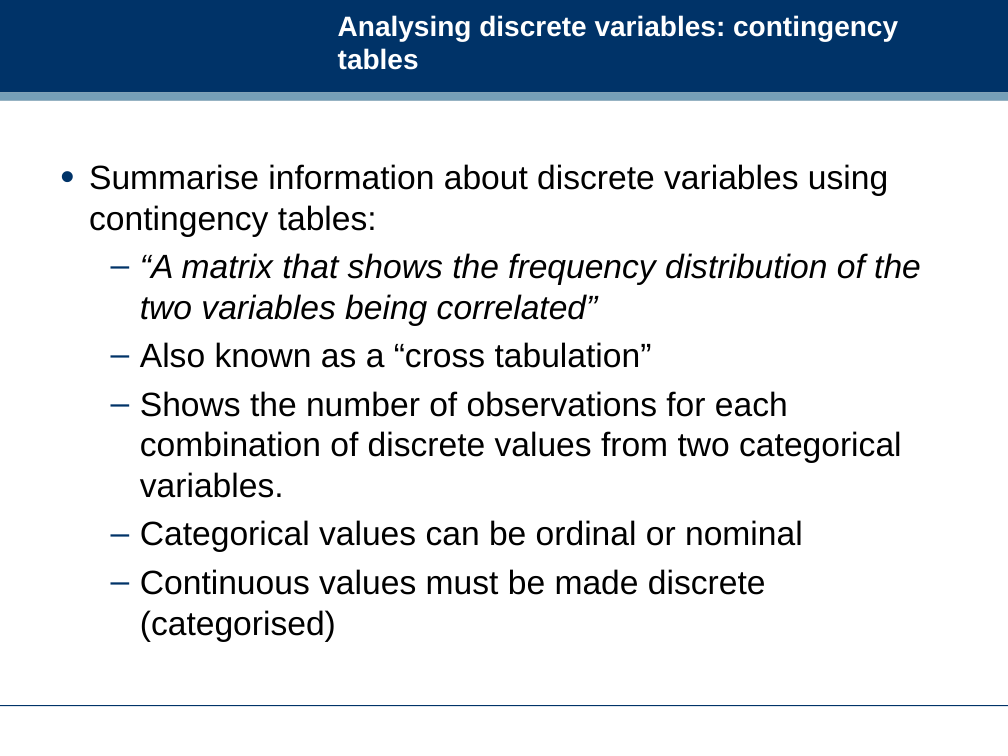
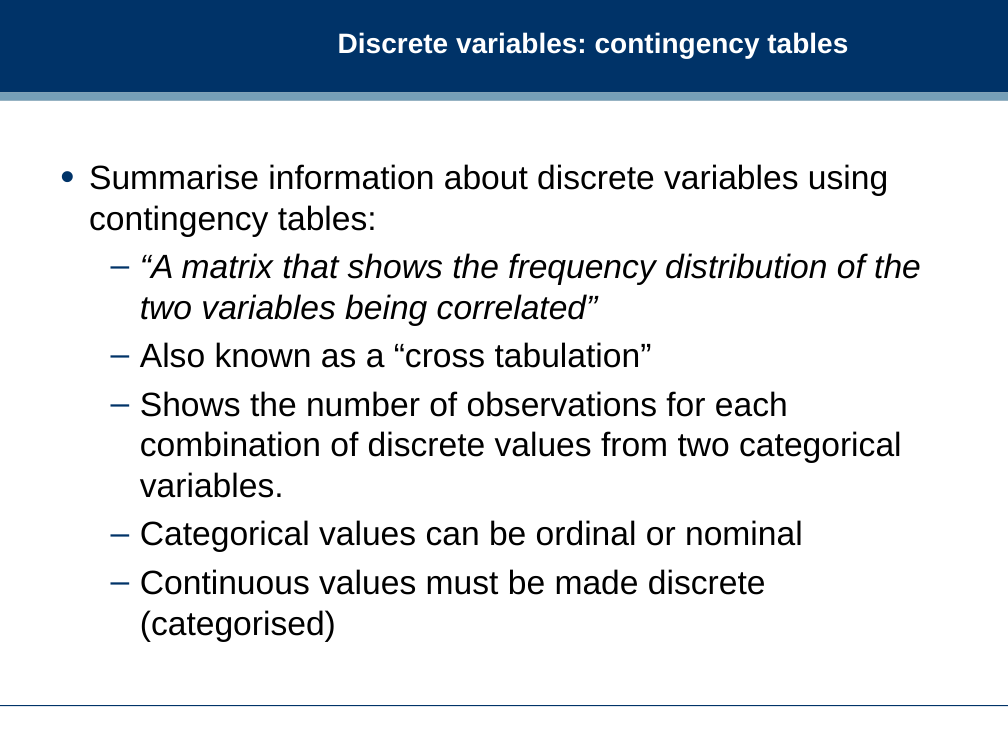
Before and after one commit to dreamind/ix, a slide deck: slide 17 of lectures/making-sense-data/bivariate-analysis.ppt (slide 16 before the commit). Drawn at 1008x756 pixels with LibreOffice and Linux fonts; fonts in the diff are those of the drawing; background and template pictures are left out. Boxes give left, top, right and bottom in pixels: in the first picture for what was removed or moved away, otherwise in the second. Text is boxed around its words. In the diff, an @@ line names an element or a change of style, - is before the commit and + after.

```diff
--- a/lectures/making-sense-data/bivariate-analysis.ppt
+++ b/lectures/making-sense-data/bivariate-analysis.ppt
@@ title at [338, 32, 848, 58]: text changed @@
-Analysing discrete variables: contingency tables
+Discrete variables: contingency tables
```
Also in this commit, not shown: 8 other slides changed, 4 slides added, 3 slides removed.
